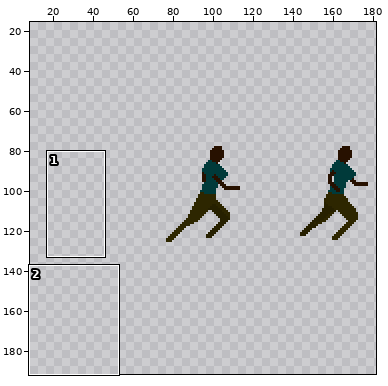
Sprite sheet, stored at gdx-game-android/assets/runninggwip.png. Above, an overview of the earlier version with the close-up marked.
Close-up. Old version:
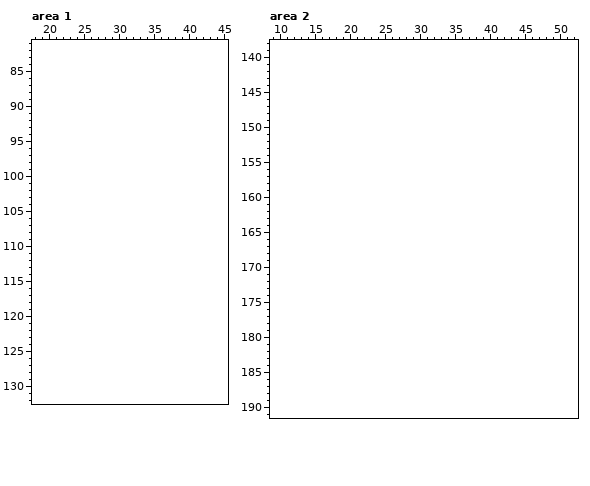
The file is 128x64 pixels. Shown: area 1: x 18..45, y 81..132; area 2: x 9..52, y 138..191. The old version is drawn lined up with the new one, on the new canvas. The wide view leaves out empty margins. The commit also changed other parts of the picture, which this record leaves out.
After:
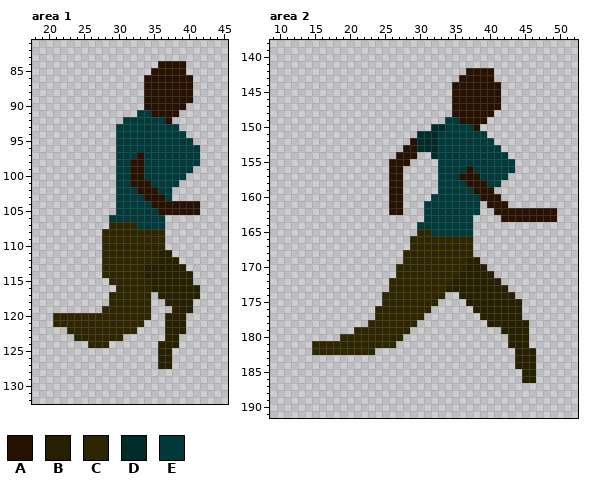
Palette (. is transparent): A #271100  B #262000  C #2d2600  D #002b2b  E #003a3a
Edits made:
canvas 128x64 -> 192x192, the old top-left corner now at 64,64
--- area 1
@@ x 18..45 @@
  83 ............................
- 84 ............................
- 85 ............................
- 86 ............................
- 87 ............................
- 88 ............................
- 89 ............................
- 90 ............................
- 91 ............................
- 92 ............................
- 93 ............................
- 94 ............................
- 95 ............................
- 96 ............................
- 97 ............................
- 98 ............................
- 99 ............................
-100 ............................
-101 ............................
-102 ............................
-103 ............................
-104 ............................
-105 ............................
-106 ............................
-107 ............................
-108 ............................
-109 ............................
-110 ............................
-111 ............................
-112 ............................
-113 ............................
-114 ............................
-115 ............................
-116 ............................
-117 ............................
-118 ............................
-119 ............................
-120 ............................
-121 ............................
-122 ............................
-123 ............................
-124 ............................
-125 ............................
-126 ............................
-127 ............................
+ 84 ..................AAAA......
+ 85 .................AAAAA......
+ 86 ................AAAAAAA.....
+ 87 ................AAAAAAA.....
+ 88 ................AAAAAAA.....
+ 89 ................AAAAAAA.....
+ 90 ................AAAAAA......
+ 91 ...............EEAAAA.......
+ 92 .............EEEEEEA........
+ 93 ............EEEEEEEEE.......
+ 94 ............EEEEEEEEEE......
+ 95 ............EEEEEEEEEEE.....
+ 96 ............EEEEEEEEEEEE....
+ 97 ............EEEAEEEEEEEE....
+ 98 ............EEAAEEEEEEEE....
+ 99 ............EEAAEEEEEEE.....
+100 ............EEAAEEEEEE......
+101 ............EEAAAEEEE.......
+102 ............EEEAAAEE........
+103 ............EEEEAAAE........
+104 ............EEEEEAAAAAAA....
+105 ............EEEEEEAAAAAA....
+106 ...........EEEEEEEE.........
+107 ...........CCCCEEEE.........
+108 ..........CCCCCCCCC.........
+109 ..........CCCCCCCCC.........
+110 ..........CCCCCCCCC.........
+111 ..........CCCCCCCCBB........
+112 ..........CCCCCCCCBBB.......
+113 ..........CCCCCCBBBBBB......
+114 ..........CCCCCCBBBBBBB.....
+115 ...........CCCCCCBBBBBB.....
+116 ............CCCCCBBBBBBB....
+117 ...........CCCCCC.BBBBBB....
+118 ...........CCCCCC..BBBB.....
+119 ..........CCCCCCC...BBB.....
+120 ...CCCCCCCCCCCCCC..BBB......
+121 ...CCCCCCCCCCCCC...BBB......
+122 .....CCCCCCCCCC....BBB......
+123 ......CCCCCCC......BB.......
+124 ........CCC.......BBB.......
+125 ..................BB........
+126 ..................BB........
+127 ..................BB........
 128 ............................
--- area 2
@@ x 9..52 @@
 141 ............................................
-142 ............................................
-143 ............................................
-144 ............................................
-145 ............................................
-146 ............................................
-147 ............................................
-148 ............................................
-149 ............................................
-150 ............................................
-151 ............................................
-152 ............................................
-153 ............................................
-154 ............................................
-155 ............................................
-156 ............................................
-157 ............................................
-158 ............................................
-159 ............................................
-160 ............................................
-161 ............................................
-162 ............................................
-163 ............................................
-164 ............................................
-165 ............................................
-166 ............................................
-167 ............................................
-168 ............................................
-169 ............................................
-170 ............................................
-171 ............................................
-172 ............................................
-173 ............................................
-174 ............................................
-175 ............................................
-176 ............................................
-177 ............................................
-178 ............................................
-179 ............................................
-180 ............................................
-181 ............................................
-182 ............................................
-183 ............................................
-184 ............................................
-185 ............................................
-186 ............................................
+142 ............................AAAA............
+143 ...........................AAAAA............
+144 ..........................AAAAAAA...........
+145 ..........................AAAAAAA...........
+146 ..........................AAAAAAA...........
+147 ..........................AAAAAAA...........
+148 ..........................AAAAAA............
+149 .........................EEAAAA.............
+150 .......................DDEEEEA..............
+151 .....................DDDEEEEEEE.............
+152 ....................ADDDEEEEEEEE............
+153 ...................AADDDEEEEEEEEE...........
+154 ..................AAA..DEEEEEEEEEE..........
+155 .................AAA....EEEEEEEEEEE.........
+156 .................AA.....EEEEAEEEEEE.........
+157 .................AA.....EEEAAAEEEE..........
+158 .................AA.....EEEEAAAEE...........
+159 .................AA.....EEEEEAAA............
+160 .................AA....EEEEEEEAAA...........
+161 .................AA...EEEEEEEE.AAA..........
+162 .................AA...EEEEEEEE..AAAAAAAAA...
+163 ......................EEEEEEE....AAAAAAAA...
+164 .....................EEEEEEEE...............
+165 .....................CCEEEEEE...............
+166 ....................CCCCCCCCC...............
+167 ....................CCCCCCCCC...............
+168 ...................CCCCCCCCCC...............
+169 ...................CCCCCCCCCBB..............
+170 ..................CCCCCCCCCCBBB.............
+171 ..................CCCCCCCCCBBBBB............
+172 .................CCCCCCCCCBBBBBBB...........
+173 .................CCCCCCCCBBBBBBBBB..........
+174 ................CCCCCCCCC..BBBBBBBB.........
+175 ................CCCCCCCC....BBBBBBBB........
+176 ...............CCCCCCCC......BBBBBBB........
+177 ...............CCCCCCC........BBBBBB........
+178 ..............CCCCCCC..........BBBBBB.......
+179 ............CCCCCCCC.............BBBB.......
+180 ..........CCCCCCCCC...............BBB.......
+181 ......CCCCCCCCCCCC................BBB.......
+182 ......CCCCCCCCC....................BBB......
+183 ...................................BBB......
+184 ...................................BBB......
+185 ....................................BB......
+186 ....................................BB......
 187 ............................................
Changed places in both close-ups, as pixel boxes (x1, y1, x2, y2):
added: (53, 61, 200, 369)
added: (312, 68, 557, 383)
